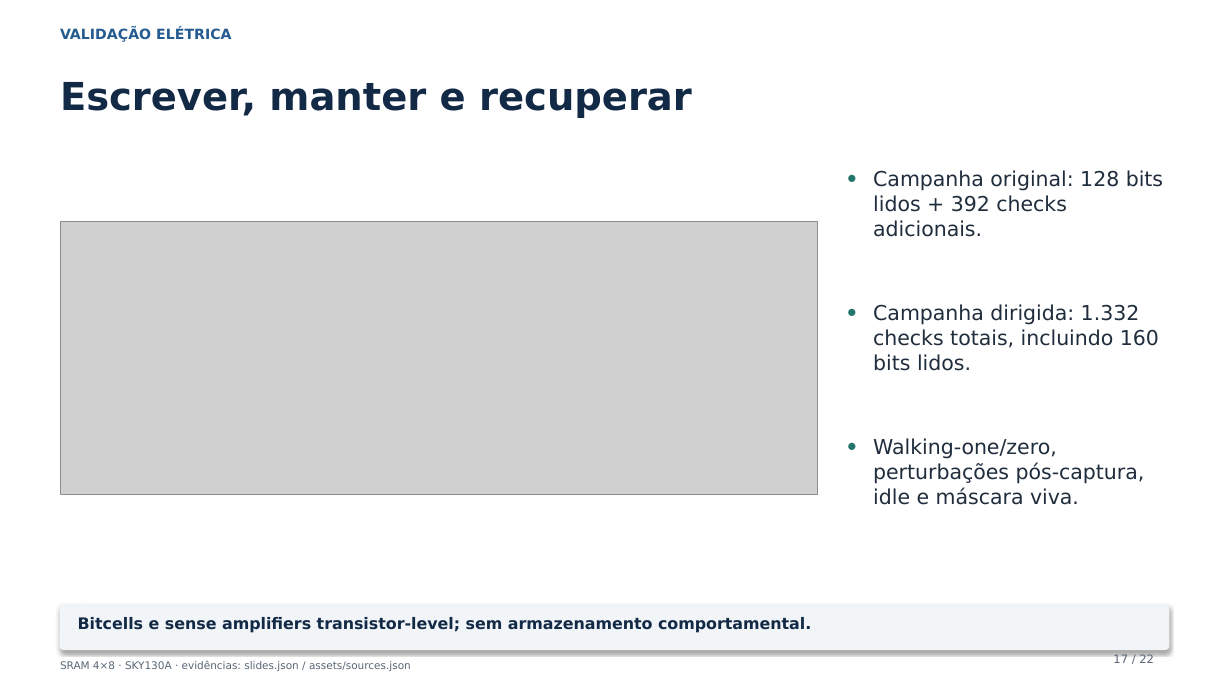
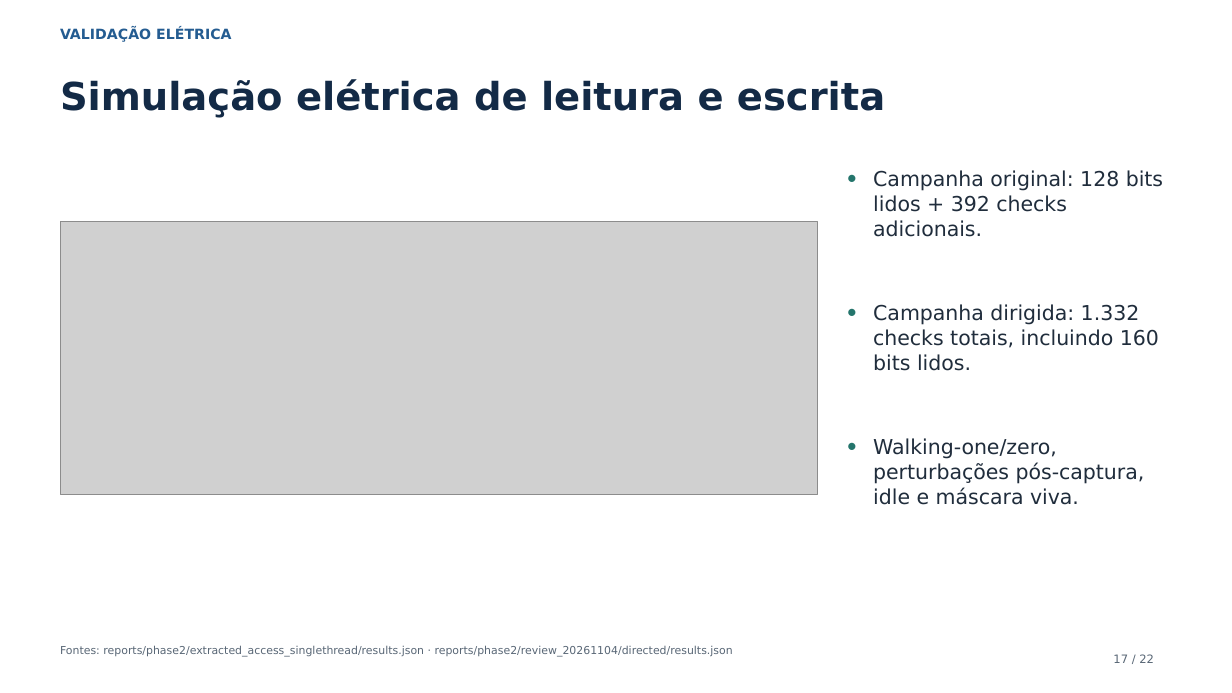
Before and after one commit to leofernandesc/Open-source-sram-memory-compiler, a slide deck: slide 17 of presentations/phase2/phase2_technical_review.pptx. Drawn at 1232x693 pixels with LibreOffice and Linux fonts; fonts in the diff are those of the drawing; grey boxes stand for pictures. Boxes give left, top, right and bottom in pixels: in the first picture for what was removed or moved away, otherwise in the second. Text is boxed around its words. In the diff, an @@ line names an element or a change of style, - is before the commit and + after.

Commit message:
docs(phase2): use descriptive academic presentation wording

```diff
--- a/presentations/phase2/phase2_technical_review.pptx
+++ b/presentations/phase2/phase2_technical_review.pptx
@@ text at <box>60,79,885,118</box>: text changed @@
-Escrever, manter e recuperar
+Simulação elétrica de leitura e escrita
@@ rounded rectangle removed at <box>60,605,1169,650</box> @@
@@ text removed at <box>78,617,811,633</box> @@
-Bitcells e sense amplifiers transistor-level; sem armazenamento comportamental.
@@ text added at <box>60,646,733,657</box>, 8.5 pt, text #596776 @@
+Fontes: reports/phase2/extracted_access_singlethread/results.json · reports/phase2/review_20261104/directed/results.json
@@ text removed at <box>60,661,411,671</box> @@
-SRAM 4×8 · SKY130A · evidências: slides.json / assets/sources.json
```
Also in this commit, not shown: 21 other slides changed, 9 other files.
